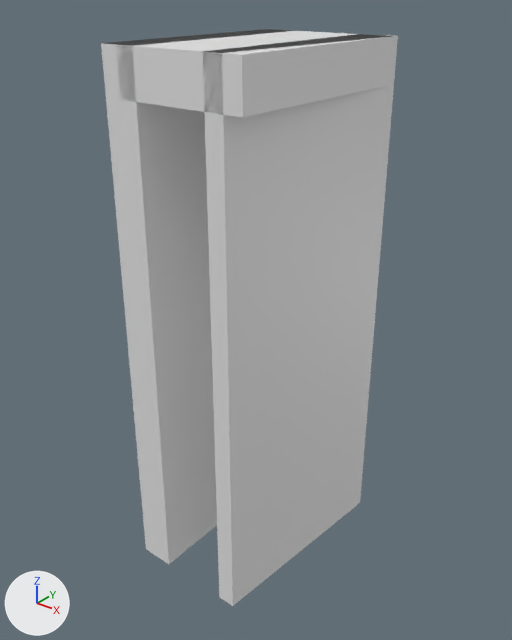
Before and after pictures for a commit that changed the glTF model models/elspeet/elspeet-brug-900d2aff/elspeet-brug-900d2aff.glb.
The view is the same before and after, from a camera (50 mm lens) standing at (7.7, -9.64, 1.1) and looking at (-0.03, 0.03, -4.9). Lighting does not change. The marker at lower left points along +X, +Y and +Z. The first picture is the older version. Vertices at exactly the same position are counted once.

Names of what the first picture shows: 'road:dek', 'road:landhoofd (aangenomen)', 'road:landhoofd (aangenomen) 2'.
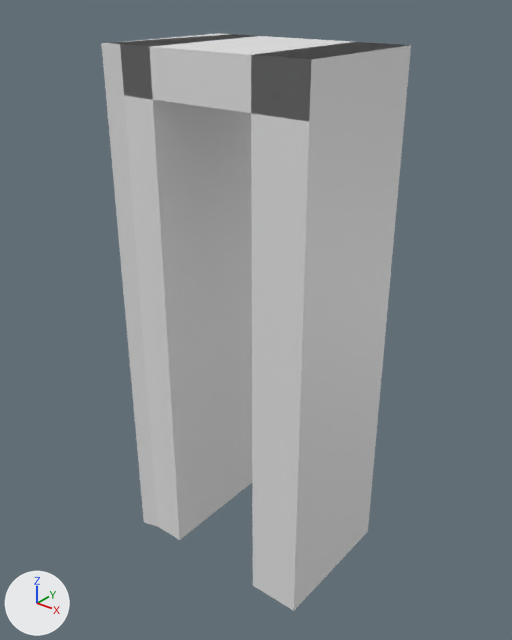
Pixel boxes (x1, y1, x2, y2) of what changed, in the pictures (512 x 640 px):
'road:landhoofd (aangenomen) 2', reshaped (18% narrower): before (203, 34, 398, 606); after (251, 42, 411, 611)
'road:landhoofd (aangenomen)', reshaped (18% narrower): before (104, 29, 291, 564); after (101, 35, 254, 540)
'road:dek', turned: before (101, 29, 395, 117); after (111, 33, 408, 121)

What changed in the scene script:
```text
Change me_dek:
    used by ob_road_dek; location = (0.0, 0.0, 0.0)
    remove me_dek.from_pydata(...)  # 8 vertices, 12 faces; spans x -1.4..1.4, y -2.05..2.05, z -0.63..0.17
    add me_dek.from_pydata(...)  # 8 vertices, 12 faces; spans x -2.05..2.05, y -1.4..1.4, z -0.7..0.1
    me_dek part 1: the whole mesh is turned 90 degrees about the z axis through its middle, then moved by (0.0, 0.0, -0.07)
Change me_landhoofd__aangenomen:
    used by ob_road_landhoofd__aangenomen; location = (0.0, 0.0, 0.0)
    remove me_landhoofd__aangenomen.from_pydata(...)  # 12 vertices, 20 faces; spans x -1.4..-0.7, y -2.05..2.05, z -10.0..0.17
    add me_landhoofd__aangenomen.from_pydata(...)  # 16 vertices, 28 faces; spans x -2.05..-1.02, y -1.5..1.4, z -10.0..0.1
    me_landhoofd__aangenomen part 2: the whole mesh is rebuilt
Change me_landhoofd__aangenomen__2:
    used by ob_road_landhoofd__aangenomen__2; location = (0.0, 0.0, 0.0)
    remove me_landhoofd__aangenomen__2.from_pydata(...)  # 12 vertices, 20 faces; spans x 0.7..1.4, y -2.05..2.15, z -10.0..0.17
    add me_landhoofd__aangenomen__2.from_pydata(...)  # 16 vertices, 28 faces; spans x 1.02..2.05, y -1.4..1.4, z -10.0..0.1
    me_landhoofd__aangenomen__2 part 3: the whole mesh is rebuilt
```
